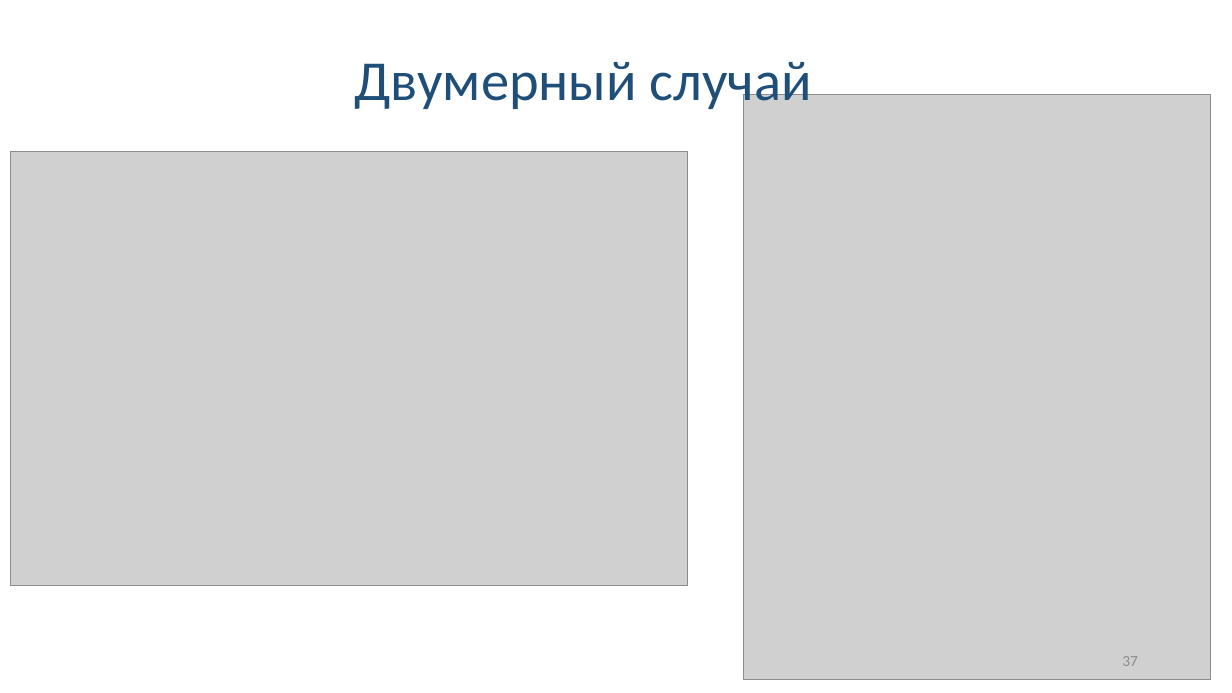
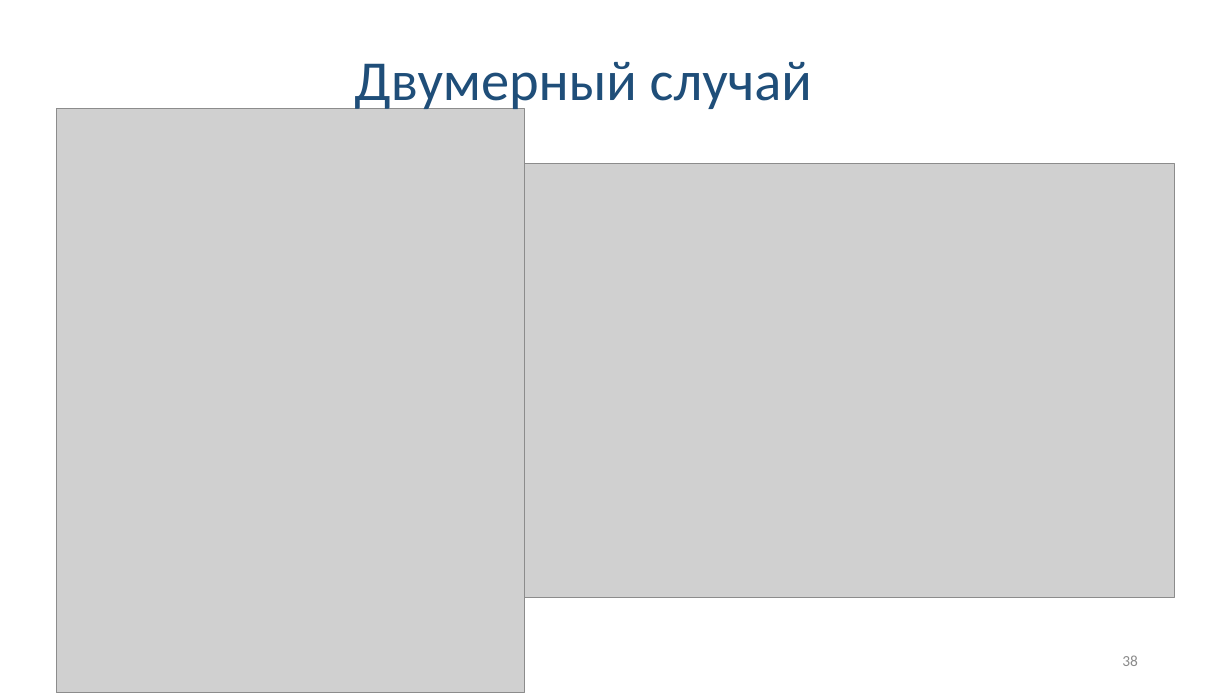
Before and after one commit to Linserous/NumericalGridGeneration, a slide deck: slide 38 of docs/Презентация v0.9.pptx (slide 37 before the commit). Drawn at 1232x693 pixels with LibreOffice and Linux fonts; fonts in the diff are those of the drawing; grey boxes stand for pictures. Boxes give left, top, right and bottom in pixels: in the first picture for what was removed or moved away, otherwise in the second. Text is boxed around its words. In the diff, an @@ line names an element or a change of style, - is before the commit and + after.

```diff
--- a/docs/Презентация v0.9.pptx
+++ b/docs/Презентация v0.9.pptx
@@ picture: place and size @@
-picture at (743,95,1211,679)
+picture at (56,109,524,693)
@@ picture: place and size @@
-picture at (10,152,687,586)
+picture at (497,164,1174,598)
@@ page number at (1122,655,1138,666): text changed @@
-37
+38
```
Also in this commit, not shown: 1 other slide changed, 3 slides added.
